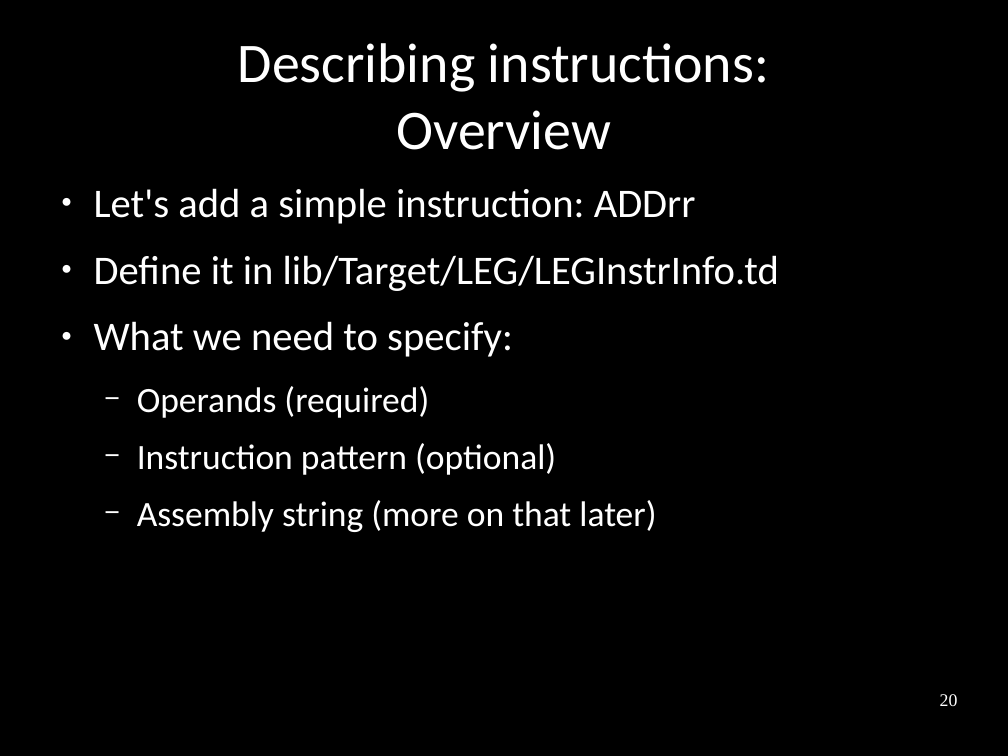
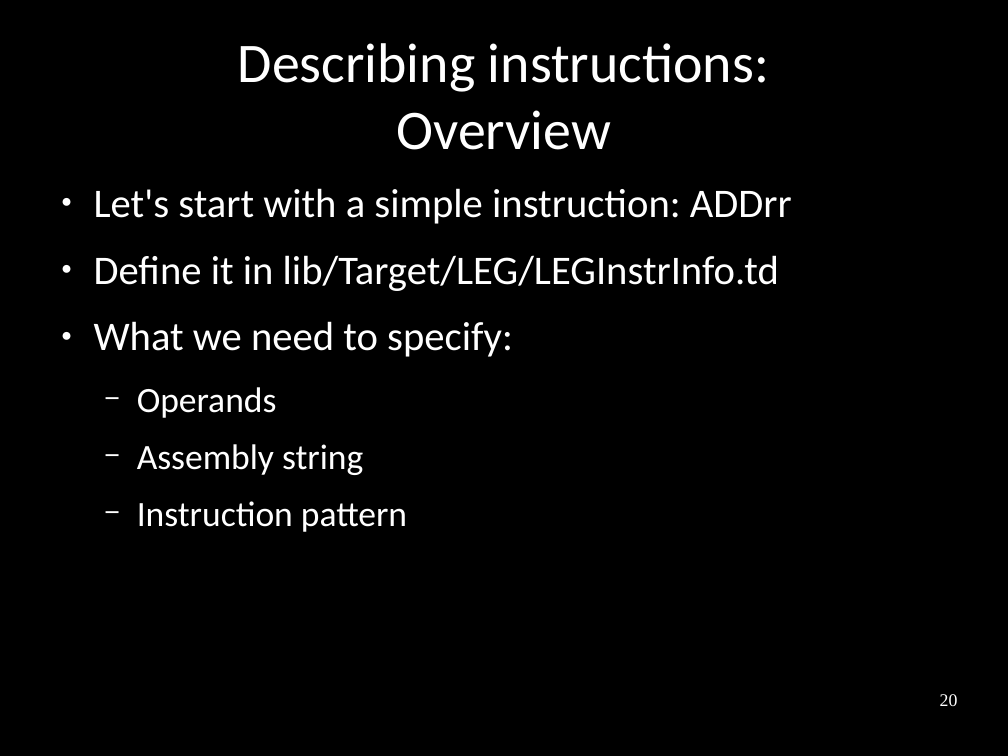
Before and after one commit to frasercrmck/llvm-leg, a slide deck: slide 20 of docs/Codeplay/Slides.odp. Drawn at 1008x756 pixels with LibreOffice and Linux fonts; fonts in the diff are those of the drawing. Boxes give left, top, right and bottom in pixels: in the first picture for what was removed or moved away, otherwise in the second. Text is boxed around its words. In the diff, an @@ line names an element or a change of style, - is before the commit and + after.

Commit message:
Small slide changes.

```diff
--- a/docs/Codeplay/Slides.odp
+++ b/docs/Codeplay/Slides.odp
@@ text at (x1=94, y1=188, x2=792, y2=224): text changed @@
-● Let's add a simple instruction: ADDrr
+● Let's start with a simple instruction: ADDrr
@@ text at (x1=137, y1=387, x2=407, y2=532): text changed @@
-  − Operands (required)
-  − Instruction pattern (optional)
-  − Assembly string (more on that later)
+  − Operands
+  − Assembly string
+  − Instruction pattern
```
Also in this commit, not shown: 5 other slides changed.
